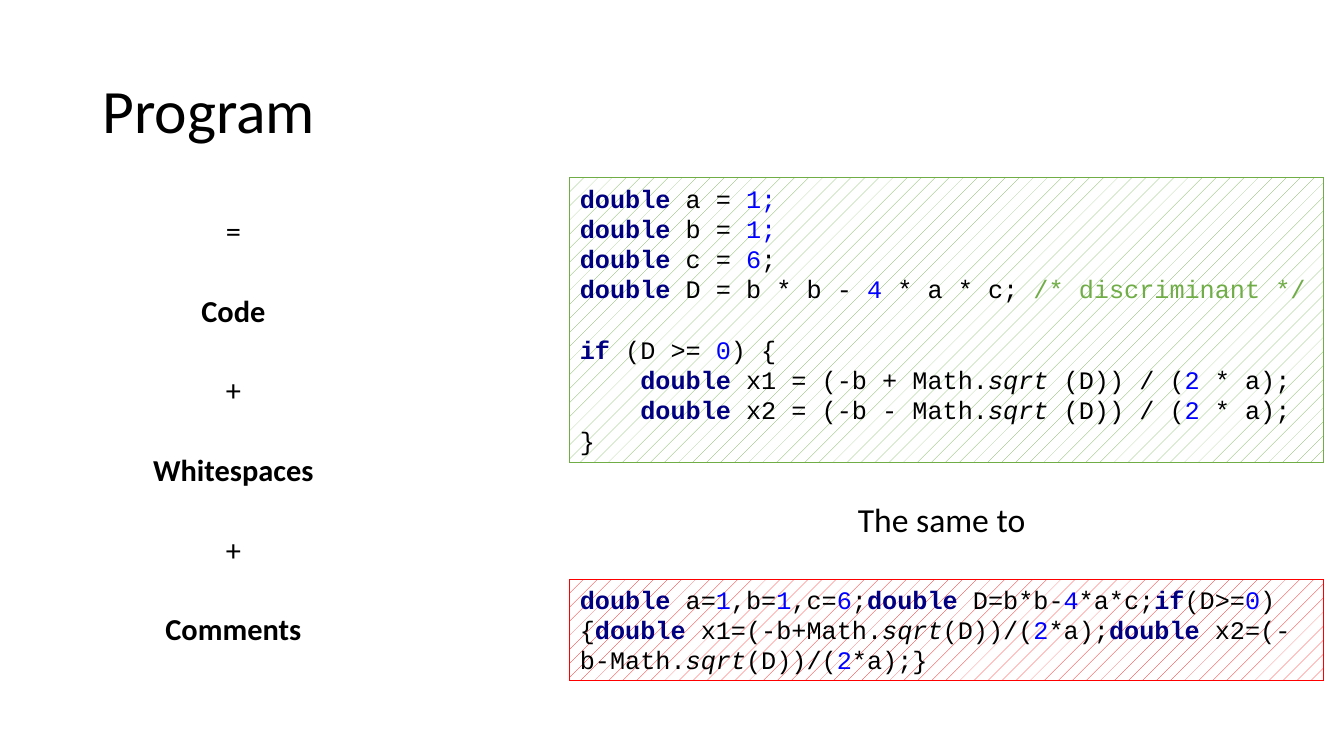
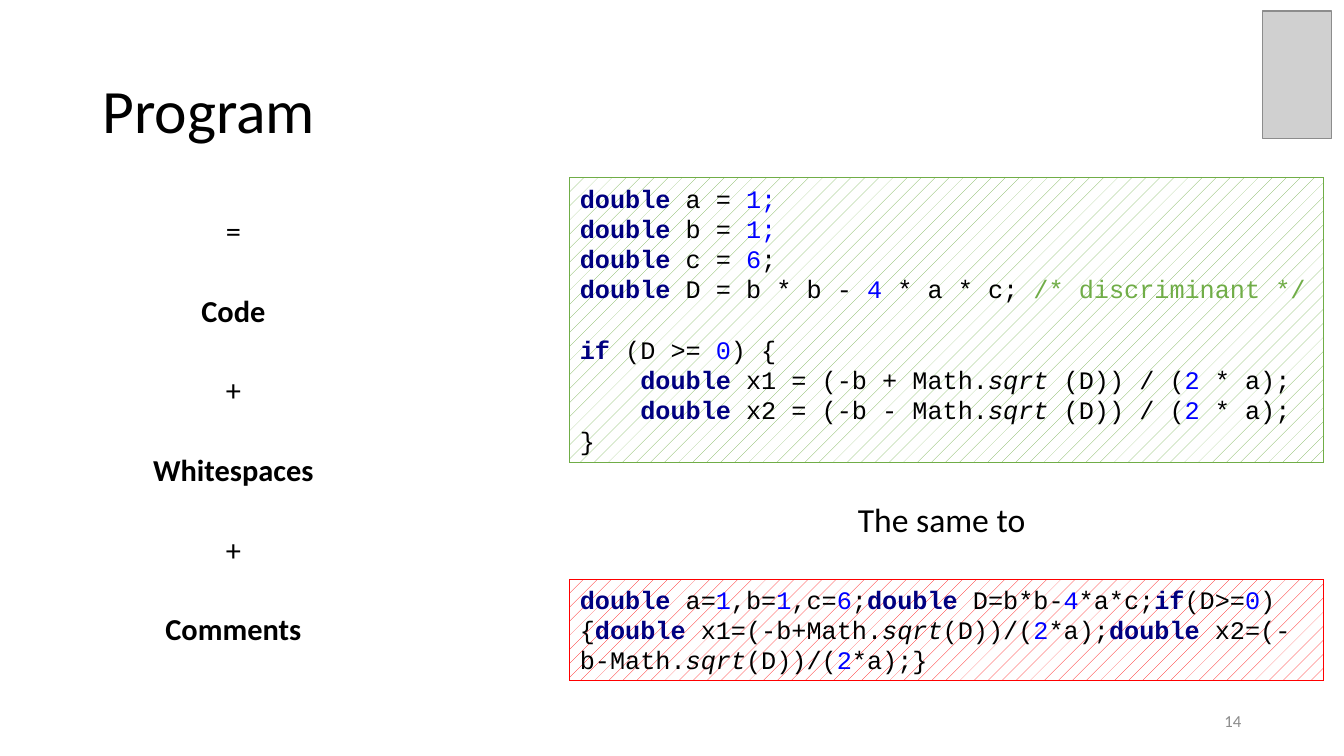
Before and after one commit to brahinets/GeekHub-J4W-8, a slide deck: slide 14 of Lectures/Lesson 01 - Intro.pptx. Drawn at 1344x756 pixels with LibreOffice and Linux fonts; fonts in the diff are those of the drawing; grey boxes stand for pictures. Boxes give left, top, right and bottom in pixels: in the first picture for what was removed or moved away, otherwise in the second. Text is boxed around its words. In the diff, an @@ line names an element or a change of style, - is before the commit and + after.

```diff
--- a/Lectures/Lesson 01 - Intro.pptx
+++ b/Lectures/Lesson 01 - Intro.pptx
@@ picture added at [1263, 11, 1332, 139] @@
@@ page number added at [1224, 716, 1241, 727], 12 pt, text #8C8C8C @@
+14
```
Also in this commit, not shown: 54 other slides changed, 1 other file.
